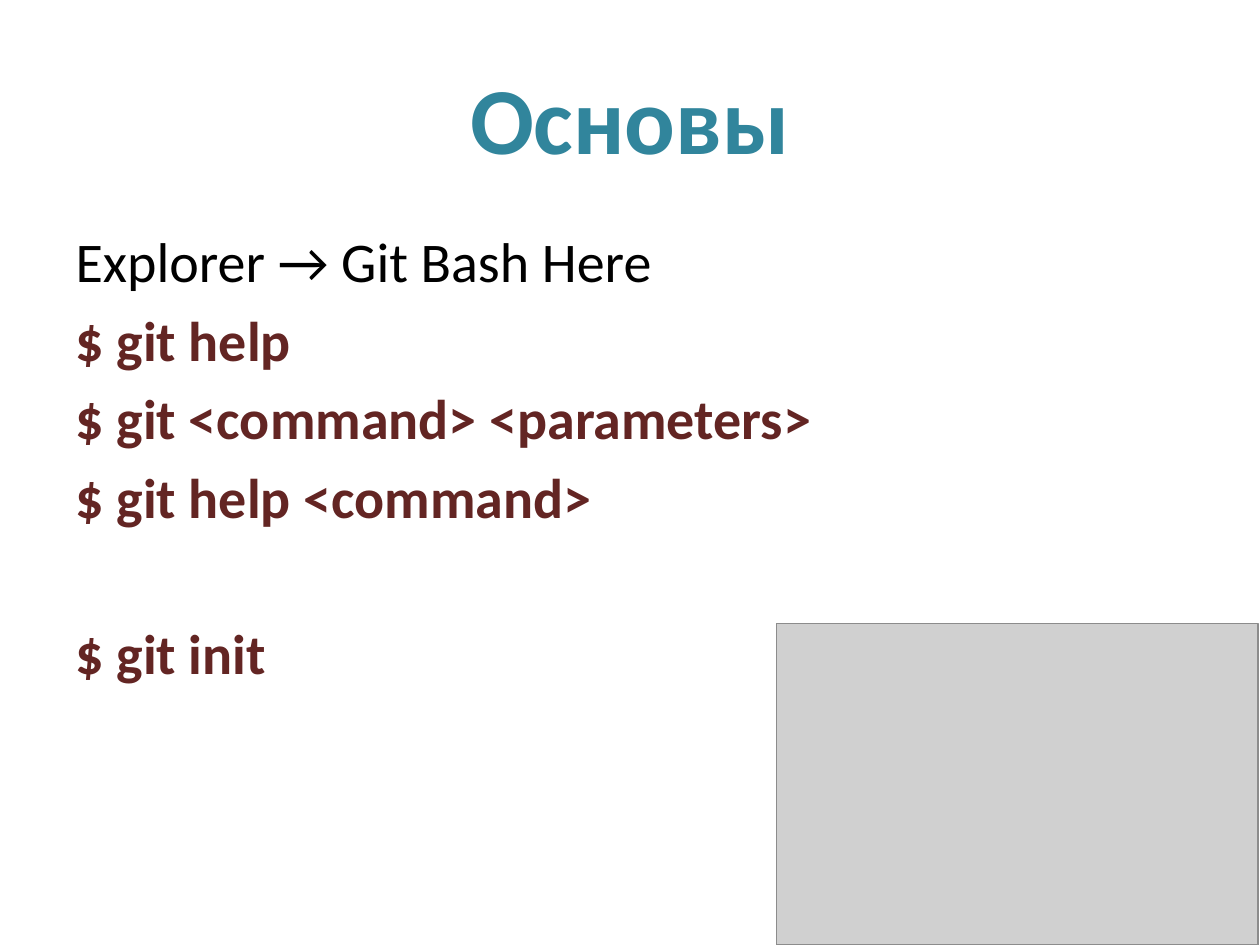
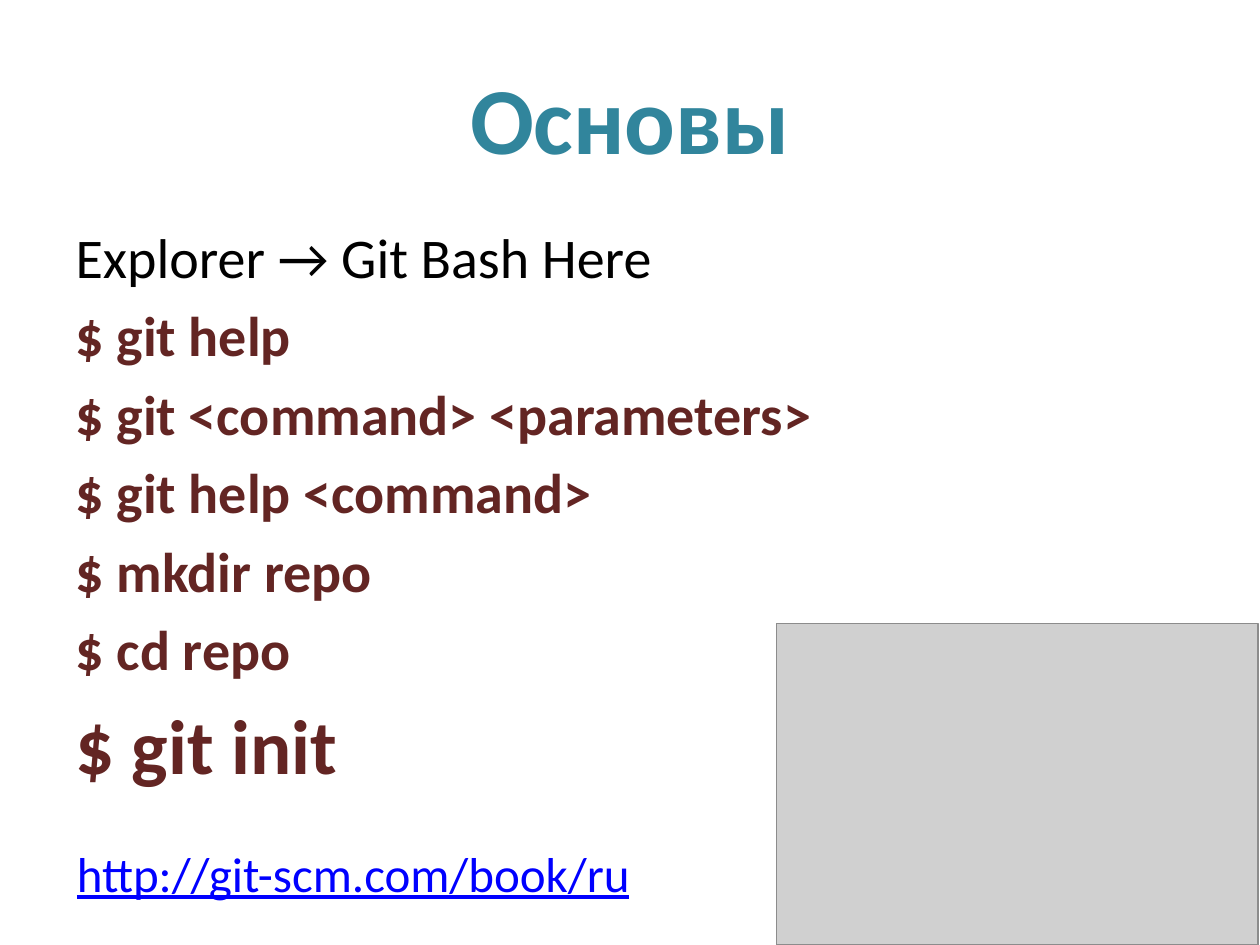
Before and after one commit to kontur-edu/kampus-ekb-2014-03, a slide deck: slide 9 of 04-git/Git.pptx (slide 8 before the commit). Drawn at 1260x945 pixels with LibreOffice and Linux fonts; fonts in the diff are those of the drawing; grey boxes stand for pictures. Boxes give left, top, right and bottom in pixels: in the first picture for what was removed or moved away, otherwise in the second. Text is boxed around its words. In the diff, an @@ line names an element or a change of style, - is before the commit and + after.

```diff
--- a/04-git/Git.pptx
+++ b/04-git/Git.pptx
@@ text at box(117, 552, 372, 679): paragraphs added @@
+$ mkdir repo
+$ cd repo
@@ text at box(132, 720, 337, 787): size 32 to 44 pt in "$ git init"; more space between paragraphs @@
@@ text added at box(77, 858, 630, 901), 28 pt, text #0000FF, underline @@
+http://git-scm.com/book/ru
```
Also in this commit, not shown: 4 other slides changed, 1 slide added, 2 other files.
